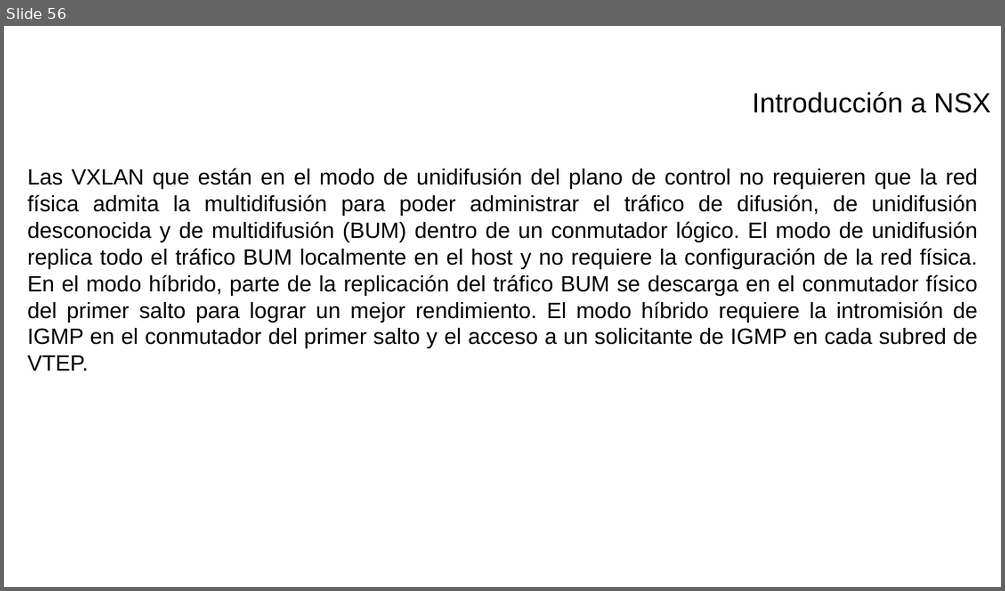
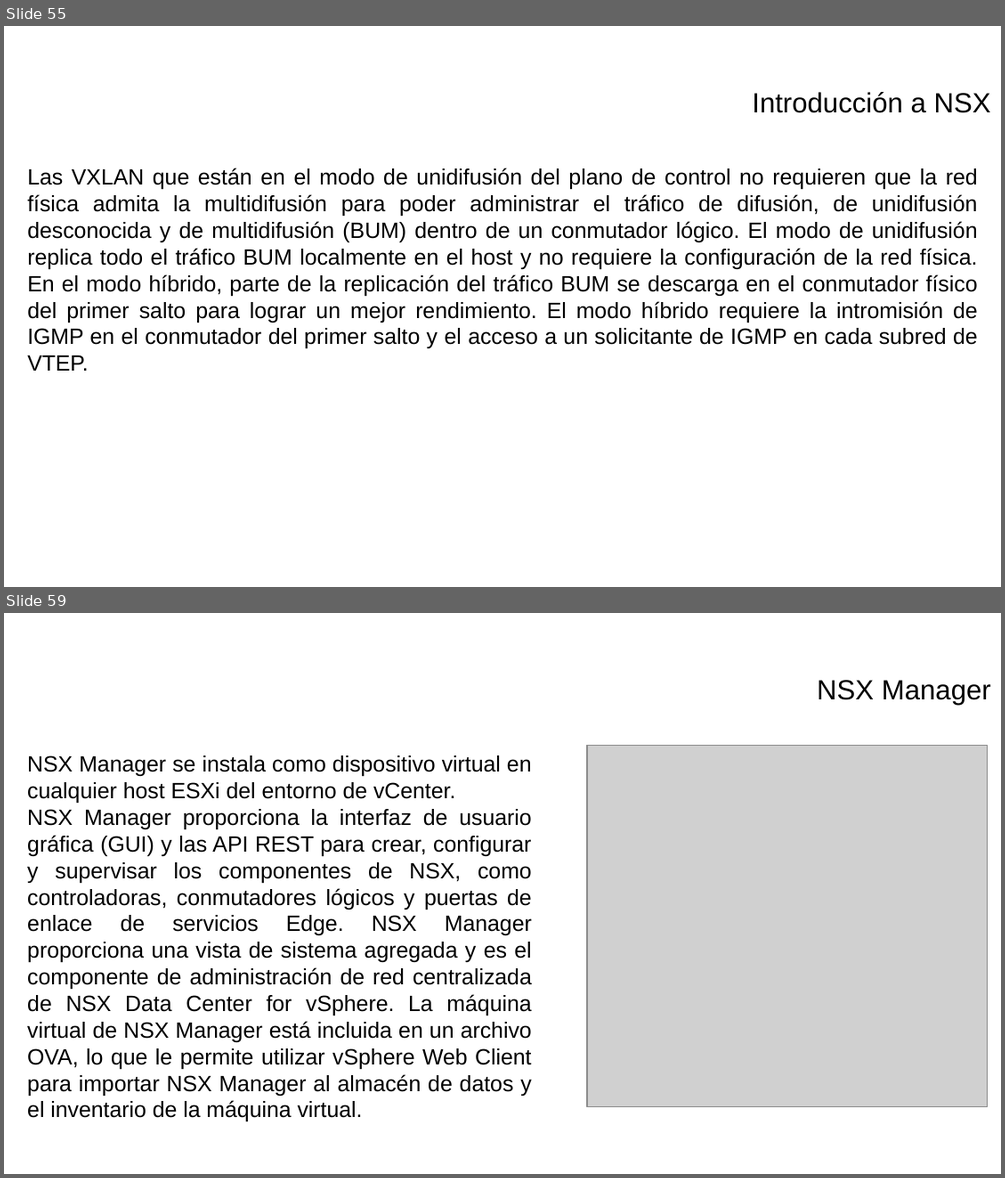
Before and after one commit to israelcts/curso_vmware_nsx_sedena, a slide deck: VMWare - I.pptx. Shown one above the other, each under a label of ours: slide 56 before the commit, slides 55 and 59 after it; the slides between them are not shown. The pictures are 1005x591 and 1005x1178 pixels, drawn with LibreOffice and Linux fonts; fonts in the diff are those of the drawing; grey boxes stand for pictures; background and template pictures are left out. Boxes give left, top, right and bottom in pixels: in the first picture for what was removed or moved away, otherwise in the second. Text is boxed around its words. In the diff, an @@ line names an element or a change of style, - is before the commit and + after.

Commit message:
Archivos subidos 03/09

```diff
--- a/VMWare - I.pptx
+++ b/VMWare - I.pptx
@@ slide 59 added at [4, 613, 1001, 1174], background picture (left out) @@
@@ text added at [817, 680, 991, 706], 20 pt, text #000000 @@
+NSX Manager
@@ picture added at [587, 746, 987, 1108] @@
@@ text added at [27, 755, 532, 1121], 16 pt, text #000000 @@
+NSX Manager se instala como dispositivo virtual en cualquier host ESXi del entorno de vCenter.
+NSX Manager proporciona la interfaz de usuario gráfica (GUI) y las API REST para crear, configurar y supervisar los componentes de NSX, como controladoras, conmutadores lógicos y puertas de enlace de servicios Edge. NSX Manager proporciona una vista de sistema agregada y es el componente de administración de red centralizada de NSX Data Center for vSphere. La máquina virtual de NSX Manager está incluida en un archivo OVA, lo que le permite utilizar vSphere Web Client para importar NSX Manager al almacén de datos y el inventario de la máquina virtual.
@@ what was slide 56 is now slide 55 @@
```
Also in this commit, not shown: 9 other slides added, 1 slide removed, 1 other file.
